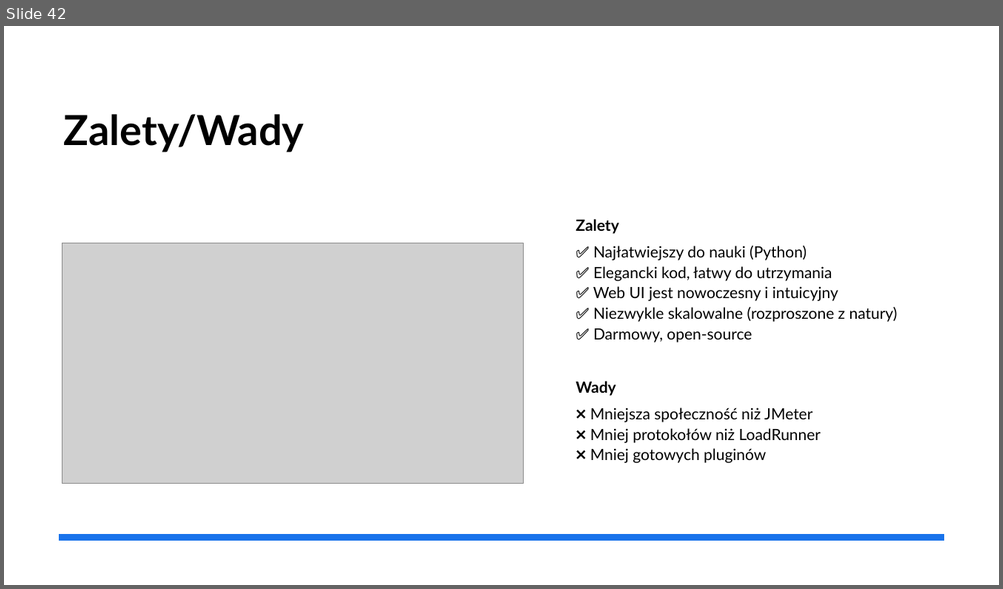
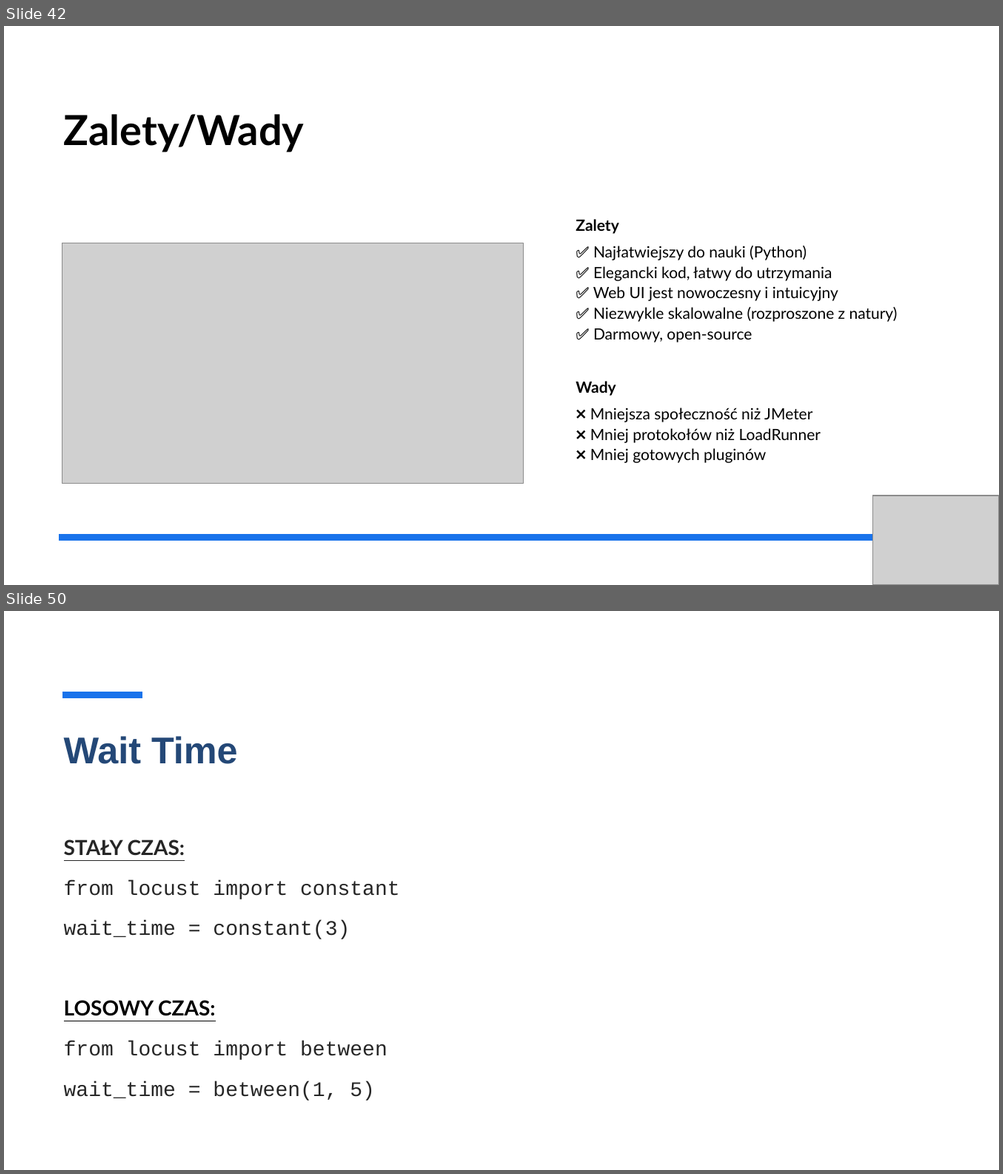
Before and after one commit to gajdaj2/performanceTesting, a slide deck: TestyWydajnosciowe.pptx. Shown one above the other, each under a label of ours: slide 42 before the commit, slides 42 and 50 after it; the slides between them are not shown. The pictures are 1003x589 and 1003x1174 pixels, drawn with LibreOffice and Linux fonts; fonts in the diff are those of the drawing; grey boxes stand for pictures. Boxes give left, top, right and bottom in pixels: in the first picture for what was removed or moved away, otherwise in the second. Text is boxed around its words. In the diff, an @@ line names an element or a change of style, - is before the commit and + after.

Commit message:
Locust ready

```diff
--- a/TestyWydajnosciowe.pptx
+++ b/TestyWydajnosciowe.pptx
@@ slide 50 added at bbox=[4, 611, 999, 1170], background #FFFFFF @@
@@ line added from (62, 695) to (142, 695), #1973EB 6 pt @@
@@ title added at bbox=[64, 736, 238, 764], 36 pt, text #244877, bold @@
+Wait Time
@@ text added at bbox=[64, 840, 400, 1101], 20 pt, text #262626 @@
+STAŁY CZAS:
+from locust import constant
+wait_time = constant(3)
+LOSOWY CZAS:
+from locust import between
+wait_time = between(1, 5)
@@ slide 42 changed as well @@
@@ picture added at bbox=[873, 496, 999, 585] @@
```
Also in this commit, not shown: 17 other slides changed, 14 other slides added, 1 other file.
